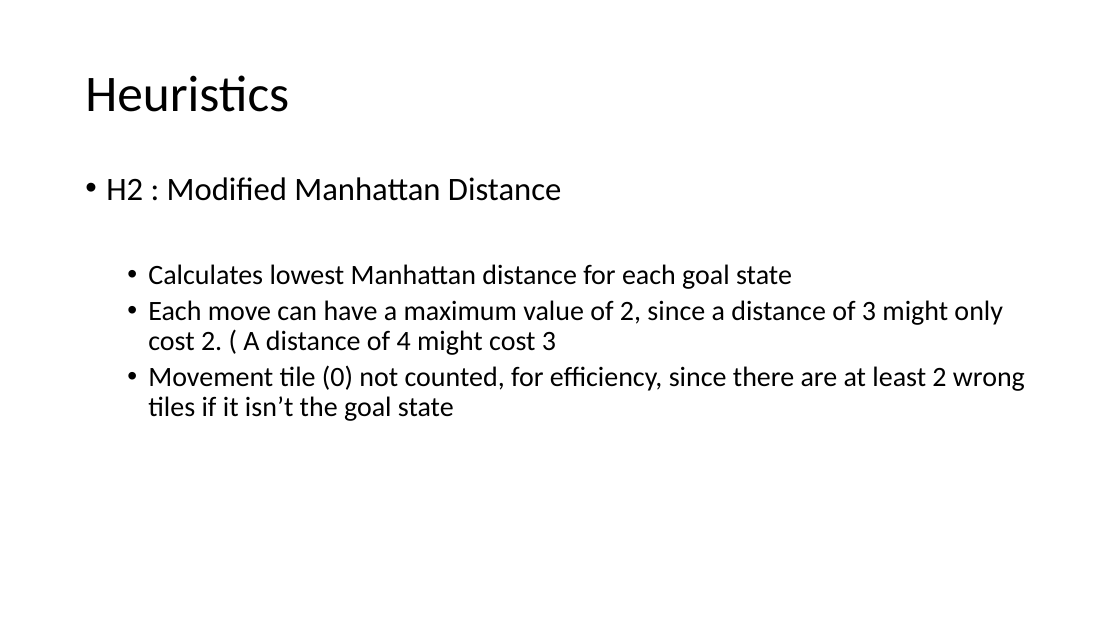
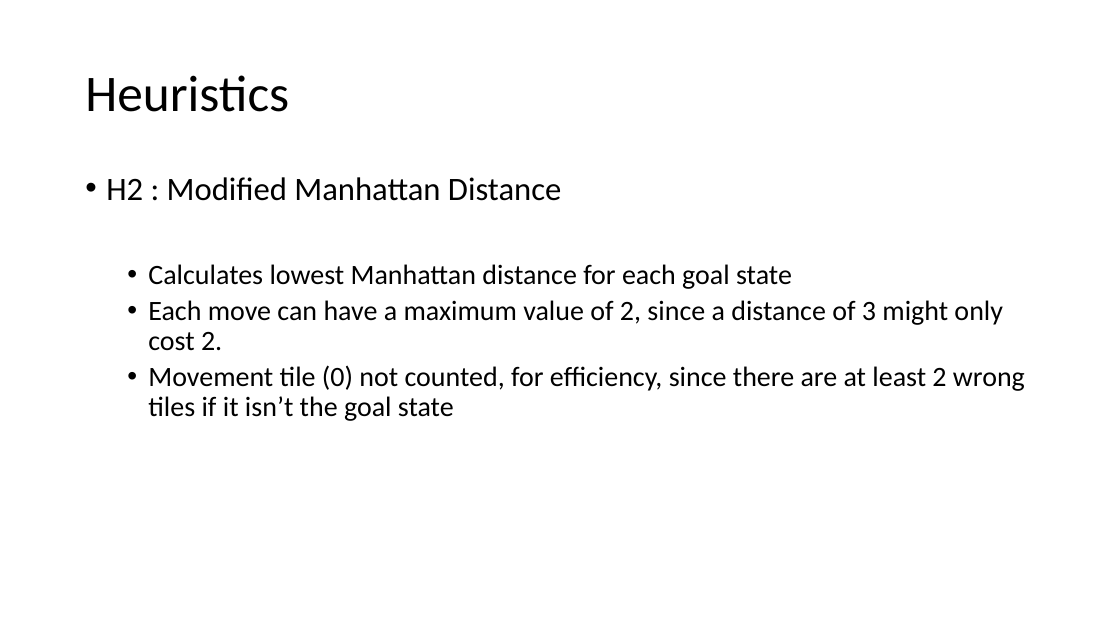
Before and after one commit to elysio2/comp472-a2, a slide deck: slide 3 of 472_Slides2_40051654.pptx. Drawn at 1120x630 pixels with LibreOffice and Linux fonts; fonts in the diff are those of the drawing. Boxes give left, top, right and bottom in pixels: in the first picture for what was removed or moved away, otherwise in the second. Text is boxed around its words. In the diff, an @@ line names an element or a change of style, - is before the commit and + after.

```diff
--- a/472_Slides2_40051654.pptx
+++ b/472_Slides2_40051654.pptx
@@ text at (148,300,1003,351): text changed @@
-  • Each move can have a maximum value of 2, since a distance of 3 might only cost 2. ( A distance of 4 might cost 3
+  • Each move can have a maximum value of 2, since a distance of 3 might only cost 2.
```
Also in this commit, not shown: 3 other files.
